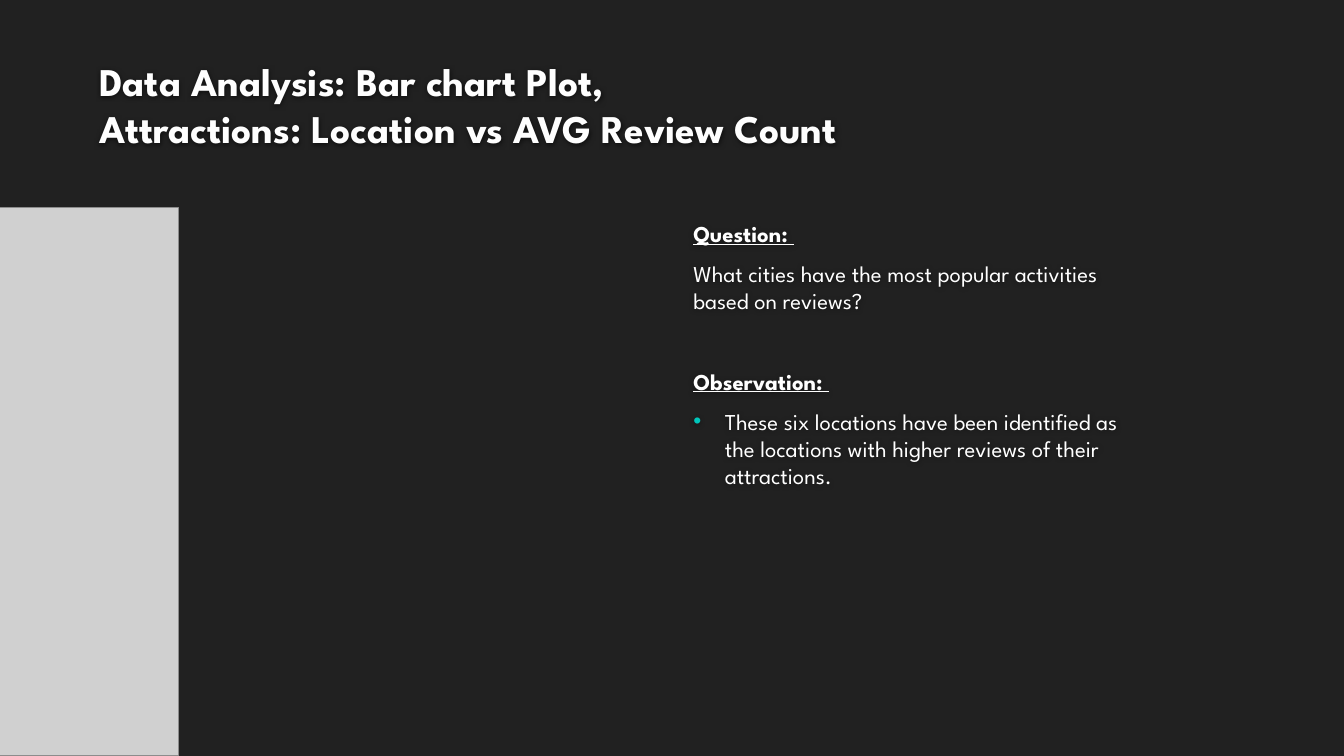
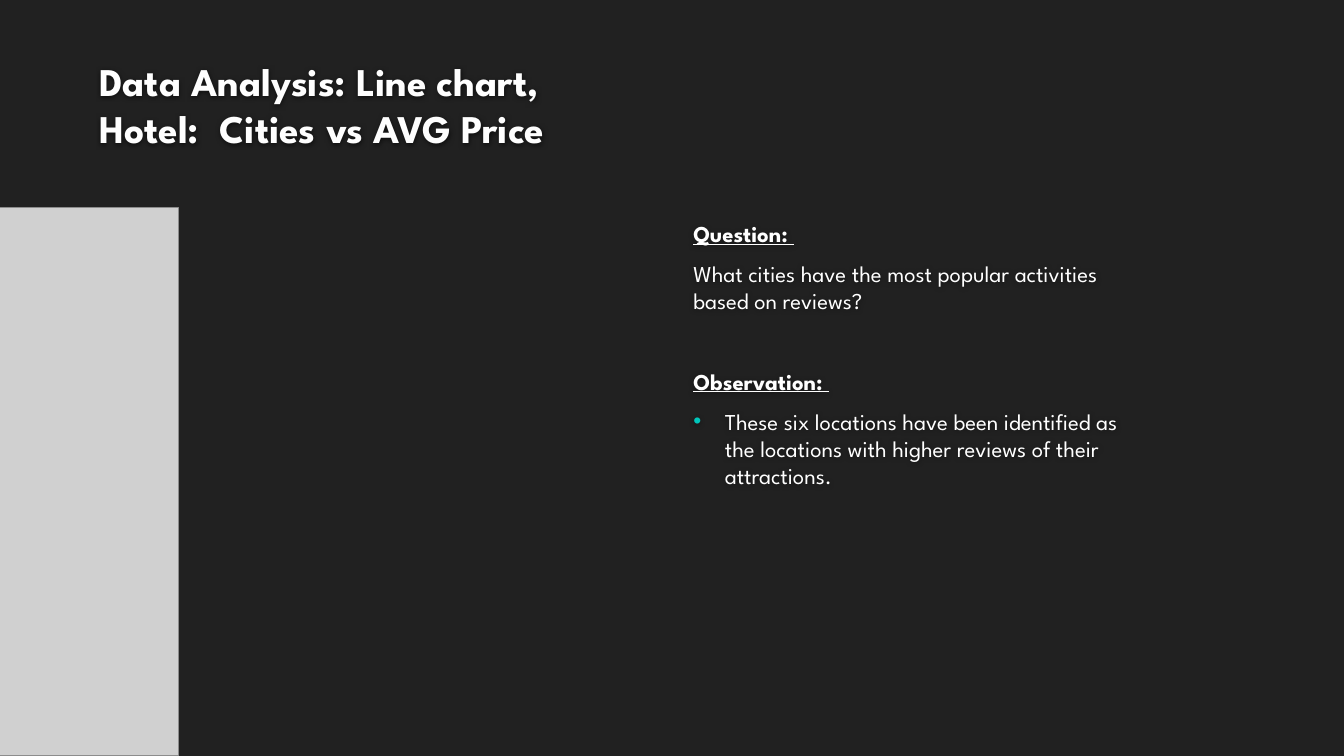
Before and after one commit to Kaylawkelly/HotelRateLocataion-Project1, a slide deck: slide 12 of Project 1_Where to Build.pptx. Drawn at 1344x756 pixels with LibreOffice and Linux fonts; fonts in the diff are those of the drawing; grey boxes stand for pictures; background and template pictures are left out. Boxes give left, top, right and bottom in pixels: in the first picture for what was removed or moved away, otherwise in the second. Text is boxed around its words. In the diff, an @@ line names an element or a change of style, - is before the commit and + after.

```diff
--- a/Project 1_Where to Build.pptx
+++ b/Project 1_Where to Build.pptx
@@ title at (99, 69, 545, 144): text changed @@
-Data Analysis: Bar chart Plot,
-Attractions: Location vs AVG Review Count
+Data Analysis: Line chart,
+Hotel: Cities vs AVG Price
```
Also in this commit, not shown: 1 other slide changed.
